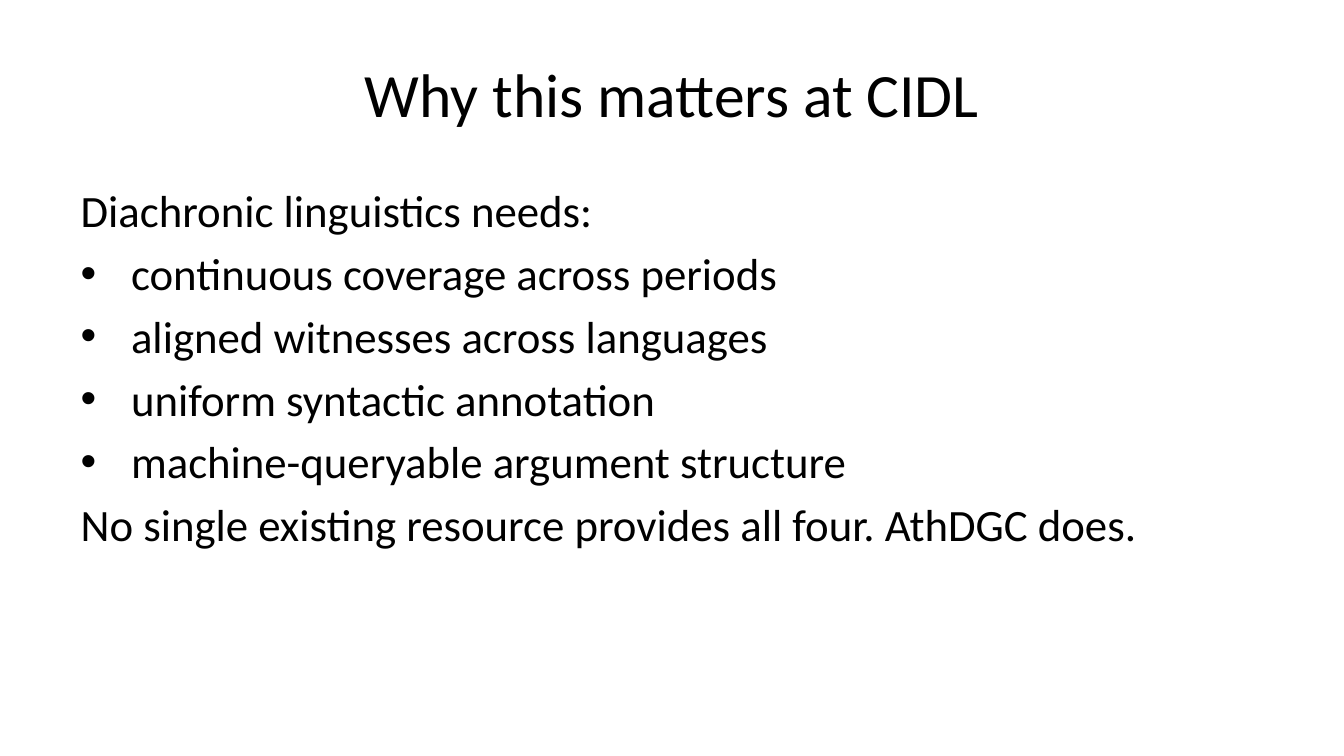
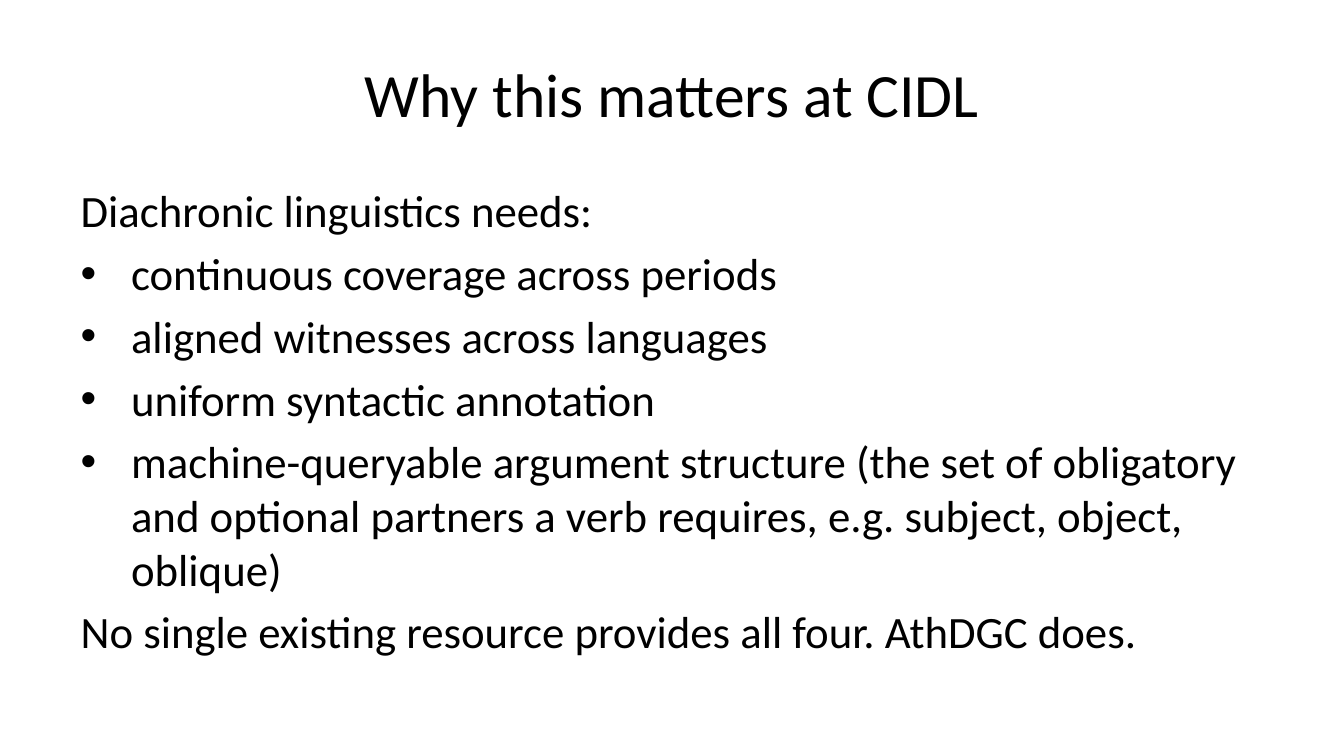
Before and after one commit to AthDGC/AthDGC.github.io, a slide deck: slide 3 of slides/cidl_2026.pptx. Drawn at 1344x756 pixels with LibreOffice and Linux fonts; fonts in the diff are those of the drawing. Boxes give left, top, right and bottom in pixels: in the first picture for what was removed or moved away, otherwise in the second. Text is boxed around its words. In the diff, an @@ line names an element or a change of style, - is before the commit and + after.

```diff
--- a/slides/cidl_2026.pptx
+++ b/slides/cidl_2026.pptx
@@ text at (131, 445, 1236, 594): text changed @@
-• machine-queryable argument structure
+• machine-queryable argument structure (the set of obligatory and optional partners a verb requires, e.g. subject, object, oblique)
```
Also in this commit, not shown: 7 other slides changed, 22 other files.
